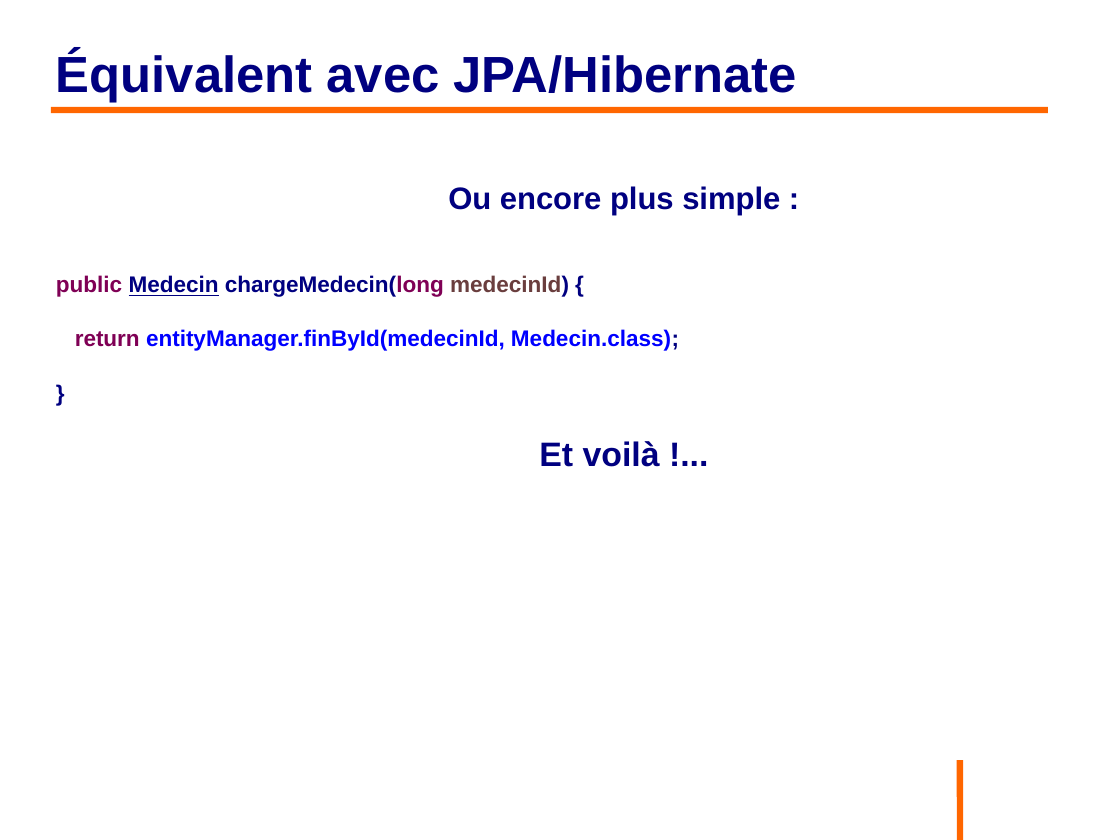
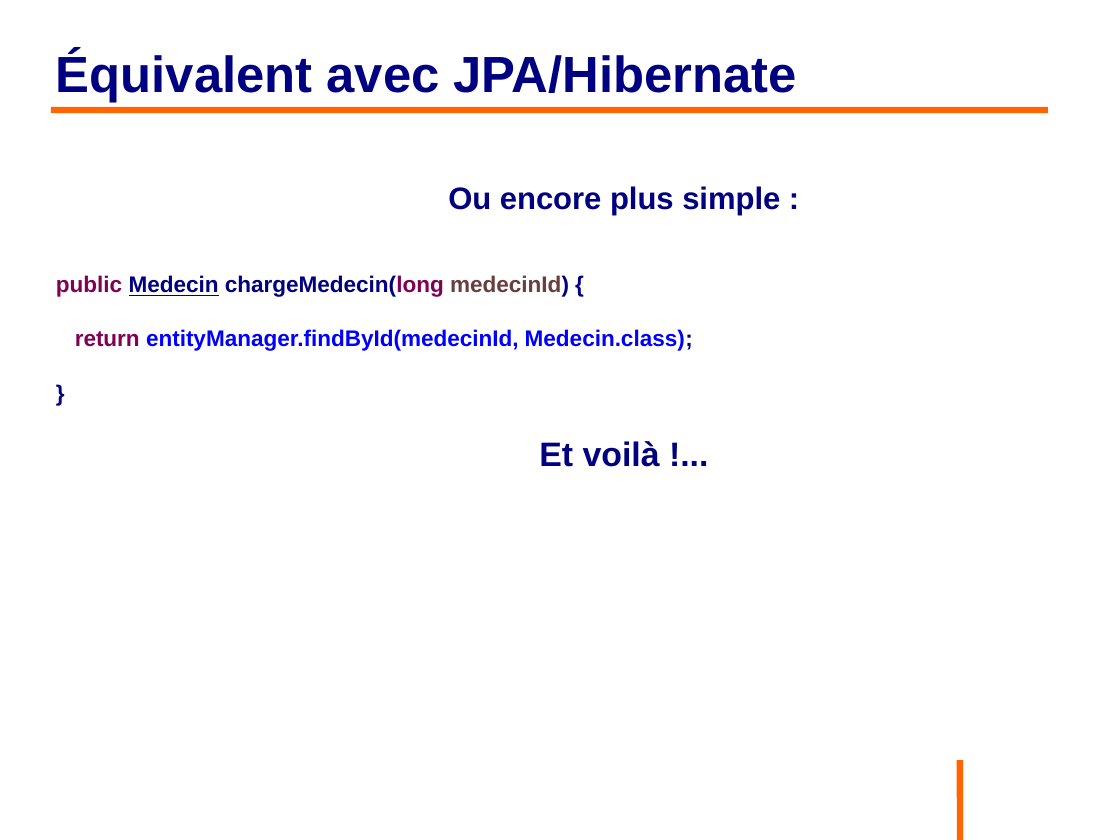
Before and after one commit to philphils/formation-hibernate-basique, a slide deck: slide 10 of Documentation/diapo_formation_hibernate.odp. Drawn at 1120x840 pixels with LibreOffice and Linux fonts; fonts in the diff are those of the drawing; background and template pictures are left out. Boxes give left, top, right and bottom in pixels: in the first picture for what was removed or moved away, otherwise in the second. Text is boxed around its words. In the diff, an @@ line names an element or a change of style, - is before the commit and + after.

```diff
--- a/Documentation/diapo_formation_hibernate.odp
+++ b/Documentation/diapo_formation_hibernate.odp
@@ text at (x1=75, y1=329, x2=693, y2=351): text changed @@
-return entityManager.finById(medecinId, Medecin.class);
+return entityManager.findById(medecinId, Medecin.class);
```
Also in this commit, not shown: 17 other slides changed, 1 slide added, 1 slide removed.
